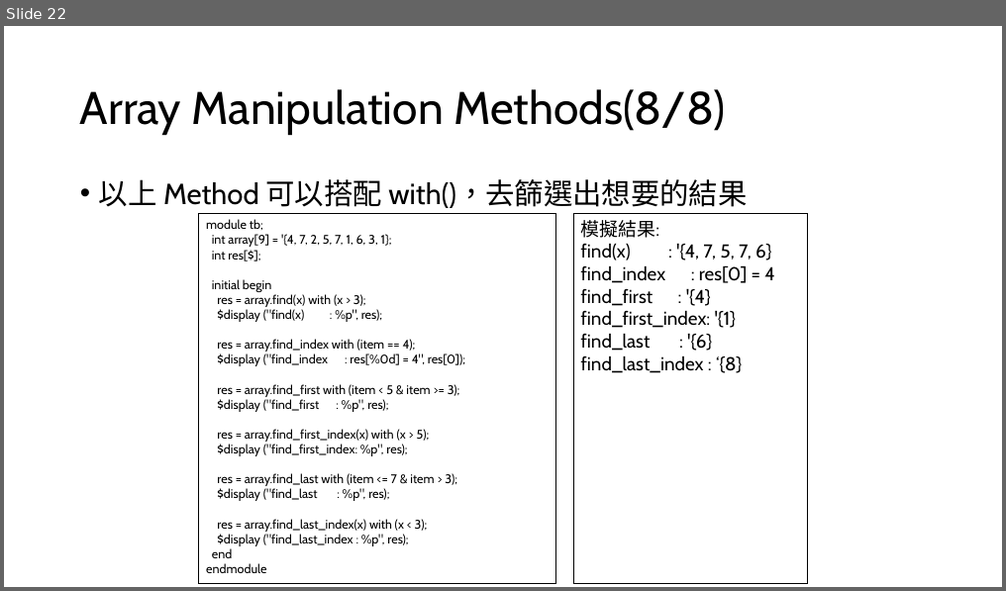
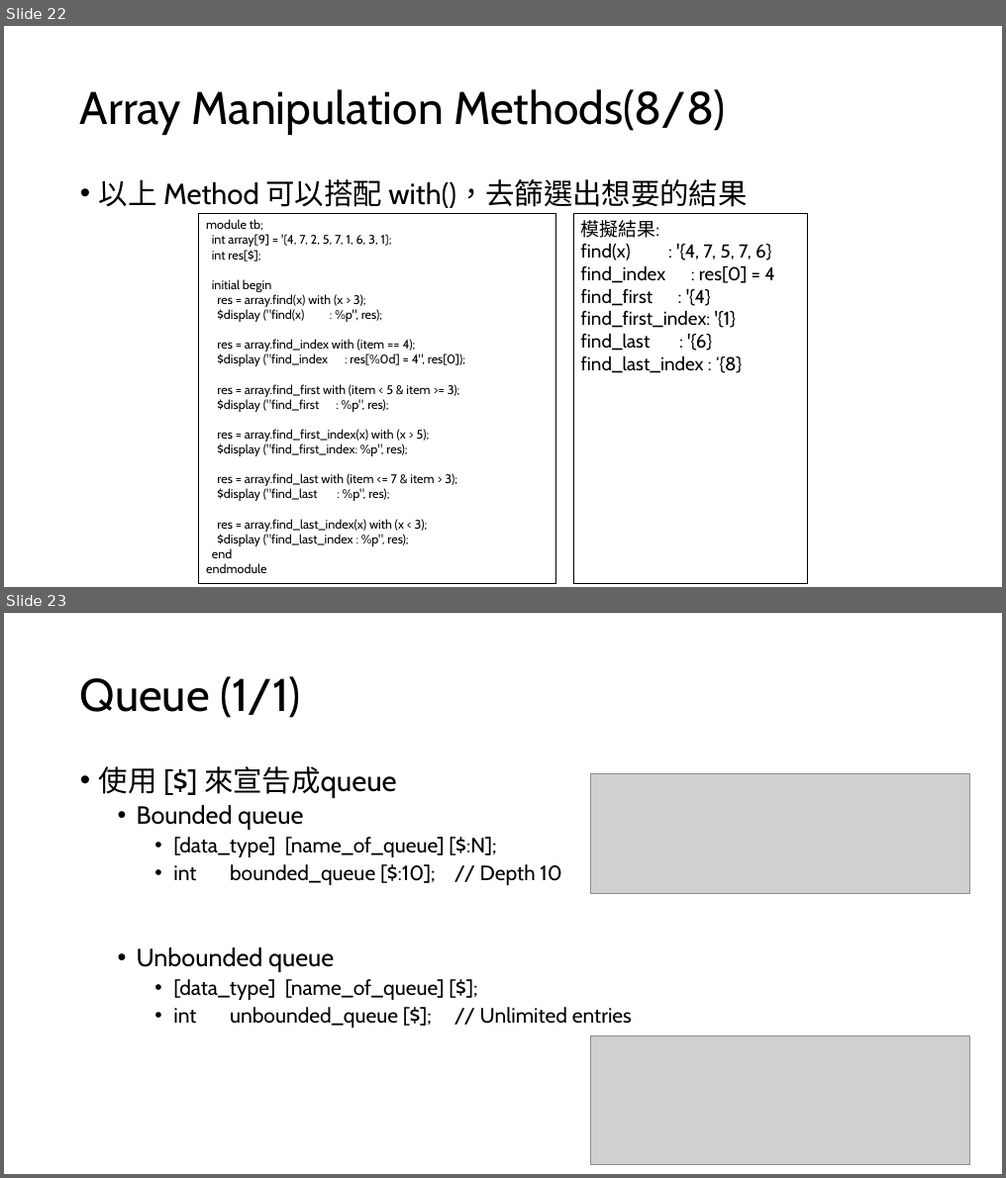
Before and after one commit to s9001055/DV_learning, a slide deck: SystemVerilog_語法學習.pptx. Shown one above the other, each under a label of ours: slide 22 before the commit, slides 22 and 23 after it. The pictures are 1006x591 and 1006x1178 pixels, drawn with LibreOffice and Linux fonts; fonts in the diff are those of the drawing; grey boxes stand for pictures. Boxes give left, top, right and bottom in pixels: in the first picture for what was removed or moved away, otherwise in the second. Text is boxed around its words. In the diff, an @@ line names an element or a change of style, - is before the commit and + after.

Commit message:
Add: 1. Add queue example code 2. Add queue slide

```diff
--- a/SystemVerilog_語法學習.pptx
+++ b/SystemVerilog_語法學習.pptx
@@ slide 23 added at bbox=[4, 613, 1002, 1174], background #FFFFFF @@
@@ title added at bbox=[80, 676, 300, 718], 44 pt, text #000000 @@
+Queue (1/1)
@@ text added at bbox=[99, 766, 632, 1028], 20 pt, text #000000 @@
+• 使用 [$] 來宣告成queue
+  • Bounded queue
+    • [data_type] [name_of_queue] [$:N];
+    • int bounded_queue [$:10]; // Depth 10
+  • Unbounded queue
+    • [data_type] [name_of_queue] [$];
+    • int unbounded_queue [$]; // Unlimited entries
@@ picture added at bbox=[590, 774, 969, 894] @@
@@ picture added at bbox=[590, 1037, 969, 1164] @@
```
Also in this commit, not shown: 1 slide changed, 1 other file.
